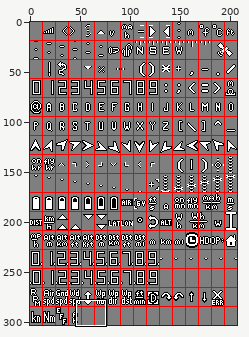
One commit to this sprite sheet: libraries/AP_OSD/fonts/digital.png. The picture above shows the old version from afar; the outline marks the close-up.
Close-up. As it was:
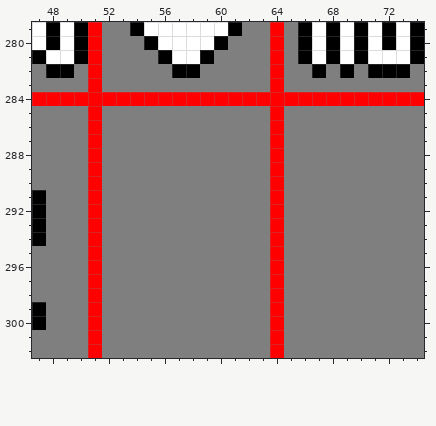
The file is 207x303 pixels. Shown: x 47..74, y 279..302.
After the commit:
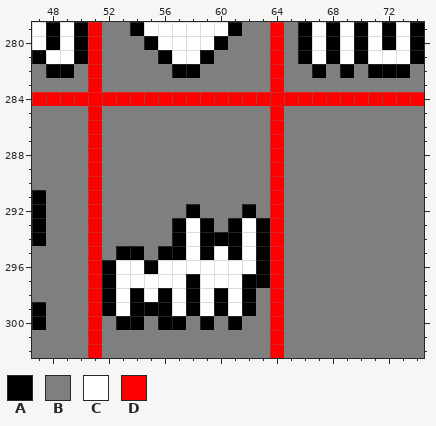
Palette (. is transparent): A #000000  B #7f7f7f  C #ffffff  D #ff0000
Edits made:
Changed rows in their new state; - is an unchanged pixel.
first column x 52:
292 ------A---A-
293 -----ACA-ACA
294 -----ACAAACA
295 -AA-AACACACA
296 ACCACCCCCCCA
297 ACCCCCACCCAA
298 ACACACACACA-
299 ACAAACACACA-
300 -AA-AA-A-A--
Pixel boxes of the changes (left, top, right, bottom) in both close-ups:
changed: (102, 204, 270, 330)
